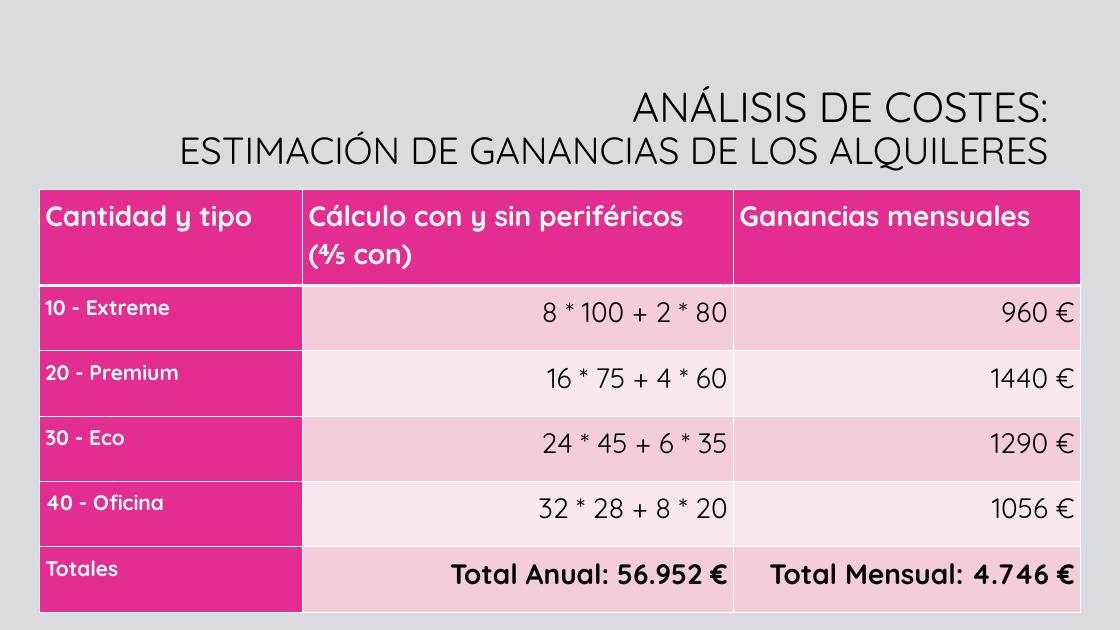
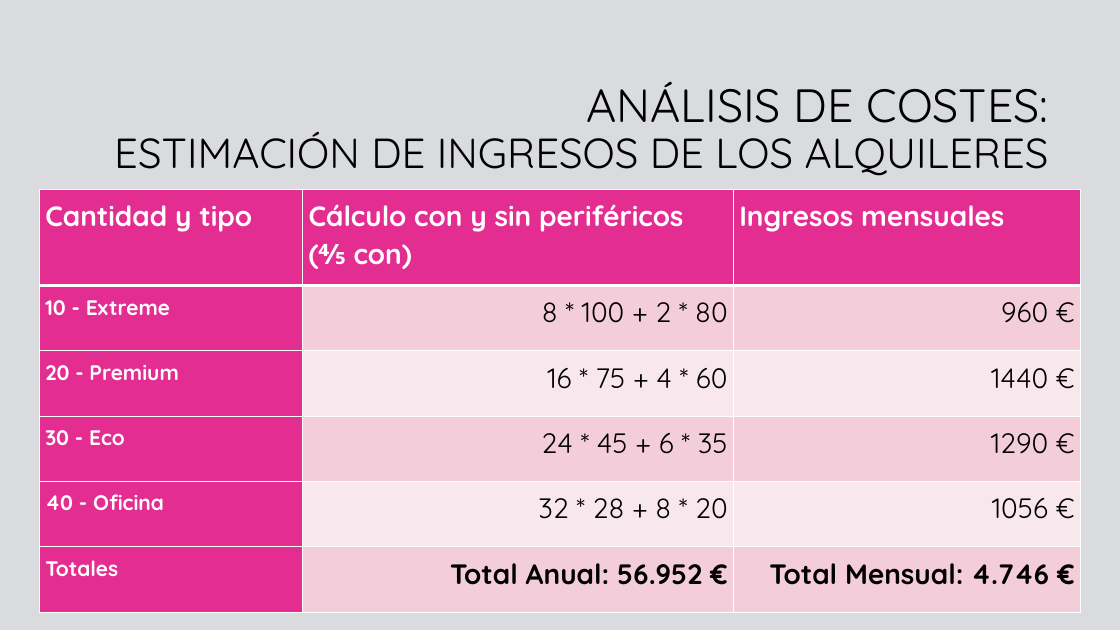
Before and after one commit to Fallest/2-DAM, a slide deck: slide 16 of EMP/Plan de Empresa/Plan_de_empresa.pptx. Drawn at 1120x630 pixels with LibreOffice and Linux fonts; fonts in the diff are those of the drawing; background and template pictures are left out. Boxes give left, top, right and bottom in pixels: in the first picture for what was removed or moved away, otherwise in the second. Text is boxed around its words. In the diff, an @@ line names an element or a change of style, - is before the commit and + after.

```diff
--- a/EMP/Plan de Empresa/Plan_de_empresa.pptx
+++ b/EMP/Plan de Empresa/Plan_de_empresa.pptx
@@ title at [114, 82, 1049, 176]: text changed; size 32.4 to 36 pt @@
-ANÁLISIS DE COSTES:
-ESTIMACIÓN DE GANANCIAS DE LOS ALQUILERES
+ANÁLISIS DE COSTES:
+ESTIMACIÓN DE INGRESOS DE LOS ALQUILERES
@@ table at [39, 189, 1081, 613] @@
-row 1, column 3: Ganancias mensuales
+row 1, column 3: Ingresos mensuales
```
Also in this commit, not shown: 3 other slides changed, 7 other files.
